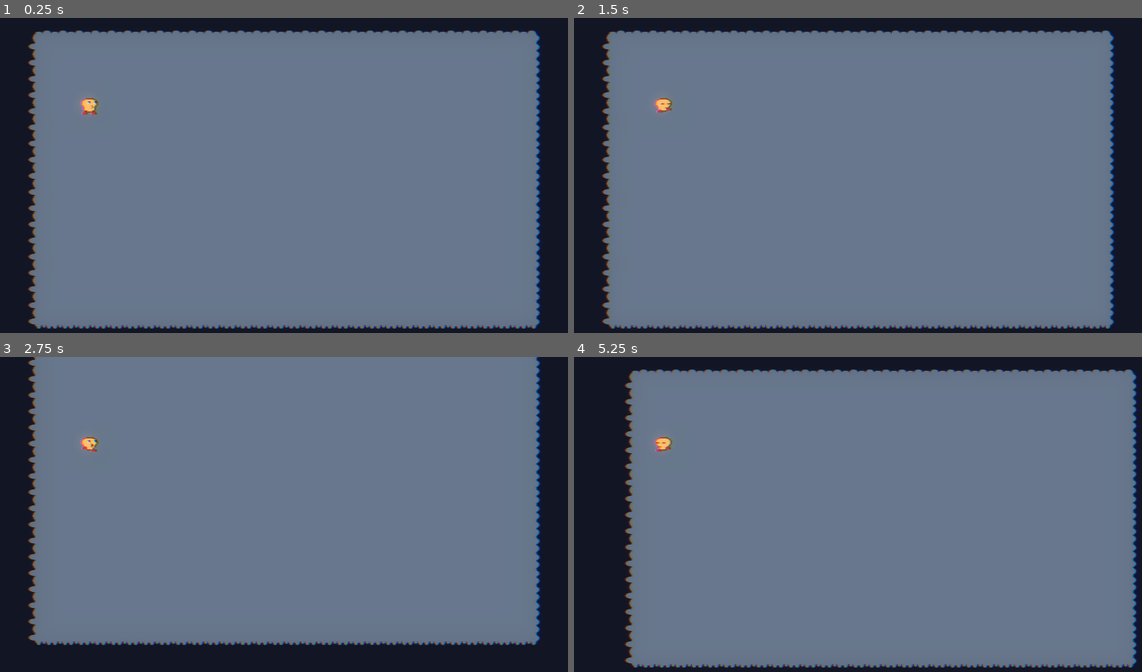
Above: before the commit, frames 1-4 (two rows, left to right).
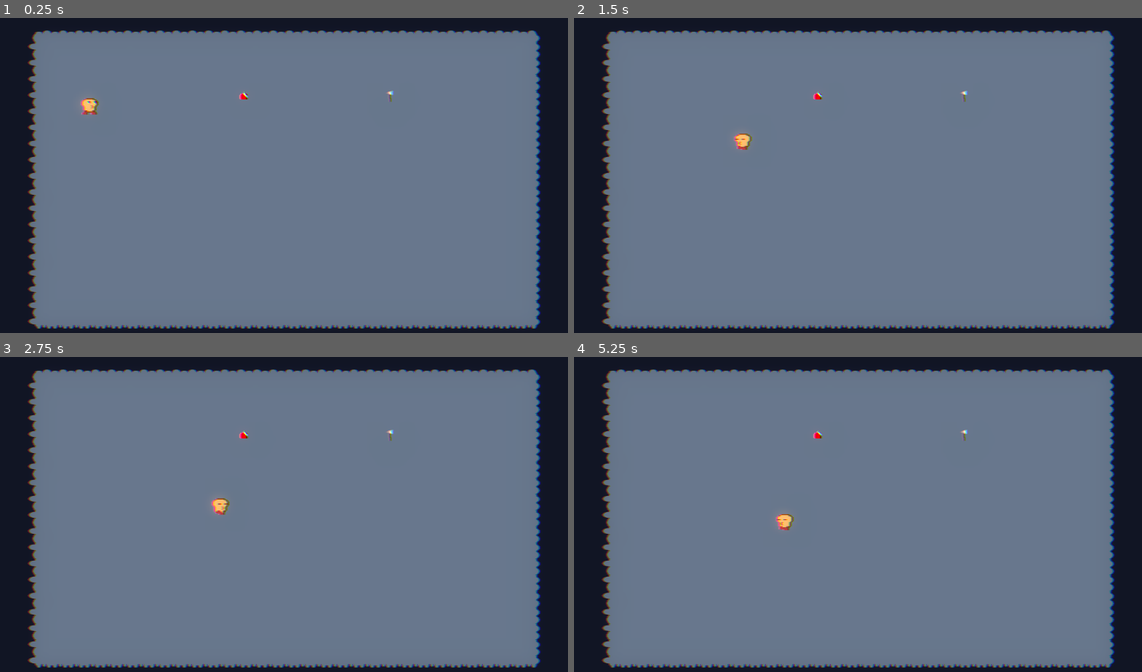
Above: after the commit, the same moments.

Repository: mcerdeira/island
Game: Godot game, scene res://scenes/main.tscn
Same seed, same stepped clock (60 frames per second), same inputs: the game is played once before the commit and once after it. Sound files missing from this copy of the repository are replaced by a short silence.
Inputs (mouse positions are in pixels of both pictures, inside the frame that each line leads up to):
- Up to frame 1 (0.25 s): no input
- Up to frame 2 (1.5 s): tap Enter at 0.5 s; move the mouse to (977, 166) at 0.52 s; hold D (right) 0.53-1.28 s; hold Space (action) 0.53-1.28 s; click (977, 166) at 0.8 s; move the mouse to (733, 197) at 1.27 s; hold S (down) from 1.28 s (still down); click (733, 197) at 1.35 s
- Up to frame 3 (2.75 s): tap Space (action) at 1.55 s; move the mouse to (335, 448) at 2.02 s; release S (down) at 2.03 s; hold D (right) from 2.03 s (still down); hold Space (action) from 2.03 s (still down); click (335, 448) at 2.3 s
- Up to frame 4 (5.25 s): move the mouse to (823, 586) at 2.77 s; release D (right) at 2.78 s; release Space (action) at 2.78 s; hold W (up) 2.78-3.53 s; click (823, 586) at 2.85 s; tap Space (action) at 3.05, 4.55 s; move the mouse to (1028, 571) at 3.52 s; hold Space (action) 3.53-4.28 s; hold A (left) 3.53-5.03 s; click (1028, 571) at 3.8 s; move the mouse to (676, 470) at 4.27 s; click (676, 470) at 4.35 s; move the mouse to (880, 520) at 5.02 s; hold S (down) from 5.03 s (still down); hold Space (action) from 5.03 s (still down)

The runs differ from the first frame. In frame 1, less than 0.1% of the frame differs, in the area x 42-70%, y 23-27%; in frame 2, 0.3%; in frame 3, 13%, in the area x 4-96%, y 0-99%; in frame 4, 10%.

Commit message:
Cosa

Diff:
--- a/src/project.godot
+++ b/src/project.godot
@@ -62,6 +62,11 @@
 "events": [Object(InputEventKey,"resource_local_to_scene":false,"resource_name":"","device":-1,"window_id":0,"alt_pressed":false,"shift_pressed":false,"ctrl_pressed":false,"meta_pressed":false,"pressed":false,"keycode":0,"physical_keycode":32,"key_label":0,"unicode":32,"echo":false,"script":null)
 ]
 }
+click={
+"deadzone": 0.5,
+"events": [Object(InputEventMouseButton,"resource_local_to_scene":false,"resource_name":"","device":-1,"window_id":0,"alt_pressed":false,"shift_pressed":false,"ctrl_pressed":false,"meta_pressed":false,"button_mask":1,"position":Vector2(291, 13),"global_position":Vector2(295, 54),"factor":1.0,"button_index":1,"canceled":false,"pressed":true,"double_click":false,"script":null)
+]
+}
 
 [rendering]
 
--- /dev/null
+++ b/src/scenes/Item.gd
@@ -0,0 +1,36 @@
+extends Area2D
+var this_item = null
+
+func _ready():
+	$MenuSel.visible = false
+	this_item = Global.pick_random(Global.ITEMS)
+	boot_start()
+
+func boot_start():
+	$sprite.animation = this_item.name
+	$MenuSel.add_item(this_item.action)
+	$MenuSel.add_item("To Inventory")
+	$MenuSel.add_item("Leave")
+
+func _on_area_entered(area):
+	if area.is_in_group("players_area"):
+		$MenuSel.visible = true
+		get_tree().paused = true
+
+func _on_menu_sel_item_clicked(index, at_position, mouse_button_index):
+	$MenuSel.visible = false
+	await get_tree().create_timer(0.1).timeout
+	get_tree().paused = false
+	do_action(index)
+
+func do_action(index):
+	if index == 0:
+		queue_free()
+	elif index == 1:
+		queue_free()
+	elif index == 2:
+		pass
+
+func _on_area_exited(area):
+	if area.is_in_group("players_area"):
+		$MenuSel.visible = false
--- /dev/null
+++ b/src/scenes/Item.gdshader
@@ -0,0 +1,17 @@
+shader_type canvas_item;
+
+uniform vec4 shine_color : source_color = vec4(1.0);
+uniform float shine_speed : hint_range(0.0, 10.0, 0.1) = 1.0;
+uniform float shine_size : hint_range(0.01, 1.0, 0.01) = 0.01;
+uniform float white;
+
+void fragment() {
+	if(white>0.0){
+		vec4 texture_color = texture(TEXTURE, UV);
+    	COLOR = vec4(mix(texture_color.rgb, vec3(1,1,1), white), texture_color.a);
+	}else{
+		COLOR = texture(TEXTURE, UV);
+		float shine = step(1.0 - shine_size * 0.5, 0.5 + 0.5 * sin(UV.x - UV.y + TIME * shine_speed));
+		COLOR.rgb = mix(COLOR.rgb, shine_color.rgb, shine * shine_color.a);
+	}
+}
--- /dev/null
+++ b/src/scenes/Item.tscn
@@ -0,0 +1,58 @@
+[gd_scene load_steps=8 format=3 uid="uid://dv7vx5arqc14"]
+
+[ext_resource type="Script" path="res://scenes/Item.gd" id="1_egtkc"]
+[ext_resource type="Shader" path="res://scenes/Item.gdshader" id="2_jk7w2"]
+[ext_resource type="Texture2D" uid="uid://cy1i7ba6bi4l4" path="res://sprites/items/apple_spr_0.png" id="2_qlldu"]
+[ext_resource type="Texture2D" uid="uid://de42r4qctsuv3" path="res://sprites/items/axe_spr_0.png" id="4_o8pxt"]
+
+[sub_resource type="CircleShape2D" id="CircleShape2D_ech7p"]
+radius = 28.1603
+
+[sub_resource type="ShaderMaterial" id="ShaderMaterial_q8pfc"]
+shader = ExtResource("2_jk7w2")
+shader_parameter/shine_color = Color(1, 1, 1, 1)
+shader_parameter/shine_speed = 5.0
+shader_parameter/shine_size = 0.01
+shader_parameter/white = null
+
+[sub_resource type="SpriteFrames" id="SpriteFrames_b482i"]
+animations = [{
+"frames": [{
+"duration": 1.0,
+"texture": ExtResource("2_qlldu")
+}],
+"loop": true,
+"name": &"apple",
+"speed": 5.0
+}, {
+"frames": [{
+"duration": 1.0,
+"texture": ExtResource("4_o8pxt")
+}],
+"loop": true,
+"name": &"axe",
+"speed": 5.0
+}]
+
+[node name="Item" type="Area2D"]
+script = ExtResource("1_egtkc")
+
+[node name="collider" type="CollisionShape2D" parent="."]
+shape = SubResource("CircleShape2D_ech7p")
+
+[node name="sprite" type="AnimatedSprite2D" parent="."]
+material = SubResource("ShaderMaterial_q8pfc")
+sprite_frames = SubResource("SpriteFrames_b482i")
+animation = &"axe"
+
+[node name="MenuSel" type="ItemList" parent="."]
+process_mode = 3
+offset_left = 2.0
+offset_top = -2.0
+offset_right = 166.0
+offset_bottom = 88.0
+allow_search = false
+
+[connection signal="area_entered" from="." to="." method="_on_area_entered"]
+[connection signal="area_exited" from="." to="." method="_on_area_exited"]
+[connection signal="item_clicked" from="MenuSel" to="." method="_on_menu_sel_item_clicked"]
--- a/src/scenes/main.tscn
+++ b/src/scenes/main.tscn
@@ -1,10 +1,11 @@
-[gd_scene load_steps=8 format=3 uid="uid://bveav6ctdlmbu"]
+[gd_scene load_steps=9 format=3 uid="uid://bveav6ctdlmbu"]
 
 [ext_resource type="Script" path="res://scenes/main.gd" id="1_tvtda"]
 [ext_resource type="Shader" path="res://scenes/main.gdshader" id="2_82qdg"]
 [ext_resource type="PackedScene" uid="uid://evskswf05b50" path="res://scenes/player.tscn" id="3_jywvs"]
 [ext_resource type="PackedScene" uid="uid://cn3u5uktqqu3t" path="res://scenes/level_lay_out.tscn" id="4_q3sux"]
 [ext_resource type="Script" path="res://scenes/Shaker.gd" id="4_vcv2r"]
+[ext_resource type="PackedScene" uid="uid://dv7vx5arqc14" path="res://scenes/Item.tscn" id="6_g8ocs"]
 
 [sub_resource type="ShaderMaterial" id="ShaderMaterial_knga3"]
 shader = ExtResource("2_82qdg")
@@ -19,6 +20,7 @@
 glow_hdr_threshold = 0.1
 
 [node name="Main" type="Node2D"]
+y_sort_enabled = true
 script = ExtResource("1_tvtda")
 
 [node name="LevelLayOut" parent="." instance=ExtResource("4_q3sux")]
@@ -41,15 +43,21 @@
 mouse_filter = 2
 metadata/_edit_lock_ = true
 
+[node name="Camera2D" type="Camera2D" parent="."]
+position = Vector2(576, 324)
+
 [node name="Player" parent="." instance=ExtResource("3_jywvs")]
 position = Vector2(203, 175)
-
-[node name="Camera2D" type="Camera2D" parent="Player"]
-position = Vector2(373, 149)
 
 [node name="WorldEnvironment" type="WorldEnvironment" parent="."]
 environment = SubResource("Environment_pu2uo")
 
 [node name="Shaker" type="Node2D" parent="."]
 script = ExtResource("4_vcv2r")
-_camera = NodePath("../Player/Camera2D")
+_camera = NodePath("../Camera2D")
+
+[node name="Item" parent="." instance=ExtResource("6_g8ocs")]
+position = Vector2(508, 154)
+
+[node name="Item2" parent="." instance=ExtResource("6_g8ocs")]
+position = Vector2(797, 153)
--- a/src/scenes/player.gd
+++ b/src/scenes/player.gd
@@ -1,6 +1,7 @@
-extends Node2D
-var walk_speed = 160
-var attacking = false
+extends CharacterBody2D
+var walk_speed = 300
+var click_position = null
+var target_position = Vector2(0, 0)
 
 func set_dead():
 	$sprite.speed_scale = 0
@@ -31,47 +32,30 @@
 func _ready():
 	add_to_group("players")
 	set_idle()
+	Global.PLAYER = self
 
 func _physics_process(delta):
-	var left = Input.is_action_pressed("left")
-	var right = Input.is_action_pressed("right")
-	var up = Input.is_action_pressed("up")
-	var down = Input.is_action_pressed("down")
-	var action = Input.is_action_pressed("action")
-	var moving = left or right or up or down
+	var click = Input.is_action_just_pressed("click")
+	var moving = click
+	if click:
+		click_position = get_global_mouse_position()
+		if position.x > click_position.x:
+			$sprite.scale.x = -1
+			$eyes.scale.x = -1
+		else:
+			$sprite.scale.x = 1
+			$eyes.scale.x = 1
 
-	if !attacking and action:
-		attacking = true
-		set_attack()
+	if click_position != null and position.distance_to(click_position) > 3:
+		moving = true
+		target_position = (click_position - position).normalized()
+		velocity = target_position * walk_speed
+		move_and_slide()
 
-	if attacking:
-		left = false
-		right = false
-		up = false
-		down = false
-		moving = false
-
-	if left:
-		position.x -= walk_speed * delta
-		$sprite.scale.x = -1
-		$eyes.scale.x = -1
-
-	elif right:
-		position.x += walk_speed * delta
-		$sprite.scale.x = 1
-		$eyes.scale.x = 1
-
-	if up:
-		position.y -= walk_speed * delta
-	elif down:
-		position.y += walk_speed * delta
-
-	if !attacking:
-		if moving:
-			set_run()
-		else:
-			set_idle()
+	if moving:
+		set_run()
+	else:
+		set_idle()
 
 func _on_sprite_animation_looped():
-	if attacking:
-		attacking = false
+	pass
--- a/src/scenes/player.tscn
+++ b/src/scenes/player.tscn
@@ -1,6 +1,7 @@
-[gd_scene load_steps=19 format=3 uid="uid://evskswf05b50"]
+[gd_scene load_steps=20 format=3 uid="uid://evskswf05b50"]
 
 [ext_resource type="Script" path="res://scenes/player.gd" id="1_u3t4v"]
+[ext_resource type="Script" path="res://scenes/player_area.gd" id="2_28347"]
 [ext_resource type="Texture2D" uid="uid://b38o2srmku3ak" path="res://sprites/player_idle_spr_0.png" id="2_slkgy"]
 [ext_resource type="Texture2D" uid="uid://clhpax8hafjpy" path="res://sprites/player_attack_spr_0.png" id="2_yvl64"]
 [ext_resource type="Texture2D" uid="uid://bt5kedgetvrql" path="res://sprites/player_idle_spr_1.png" id="3_r2lg5"]
@@ -128,10 +129,11 @@
 "speed": 5.0
 }]
 
-[node name="Player" type="Node2D"]
+[node name="Player" type="CharacterBody2D"]
 script = ExtResource("1_u3t4v")
 
 [node name="area" type="Area2D" parent="."]
+script = ExtResource("2_28347")
 
 [node name="collider" type="CollisionShape2D" parent="area"]
 shape = SubResource("RectangleShape2D_18lep")
--- /dev/null
+++ b/src/scenes/player_area.gd
@@ -0,0 +1,4 @@
+extends Area2D
+
+func _ready():
+	add_to_group("players_area")
--- a/src/scripts/Global.gd
+++ b/src/scripts/Global.gd
@@ -1,11 +1,34 @@
 extends Node
 var FULLSCREEN = false
 var SAVED_GAME = false
-
+var PLAYER = null
+var ITEMS = []
 var MUSIC_ENABLED = true
 var MUSIC_PLAYING = false
 var MainTheme = "res://music/Bone Yard Waltz - Loopable.ogg"
 var shaker_obj = null
+
+var apple = {
+	"name": "apple",
+	"description": "Apple",
+	"long_description": "Tasty apple",
+	"price": 400,
+	"type": "food",
+	"action": "Eat"
+}
+
+var axe = {
+	"name": "axe",
+	"description": "Axe",
+	"long_description": "Sharp Axe",
+	"price": 400,
+	"type": "weapon",
+	"action": "Equip"
+}
+
+func init_game():
+	ITEMS.push_back(apple)
+	ITEMS.push_back(axe)
 
 func save_game():
 	pass
@@ -36,6 +59,7 @@
 #			saved_poss.close()
 
 func _ready():
+	init_game()
 	load_sfx()
 	load_game()
 
Not shown, removed: src/art_vault/images/apple_spr_0.png.import
Binary file added: src/fonts/prstartk.ttf
Not shown, added: src/fonts/prstartk.ttf.import
Binary file removed: src/sprites/electric_attack.png
Renamed: src/art_vault/images/apple_spr_0.png -> src/sprites/items/apple_spr_0.png
Not shown, changed: src/sprites/items/apple_spr_0.png.import
Renamed: src/art_vault/images/axe_spr_0.png -> src/sprites/items/axe_spr_0.png
Not shown, changed: src/sprites/items/axe_spr_0.png.import
